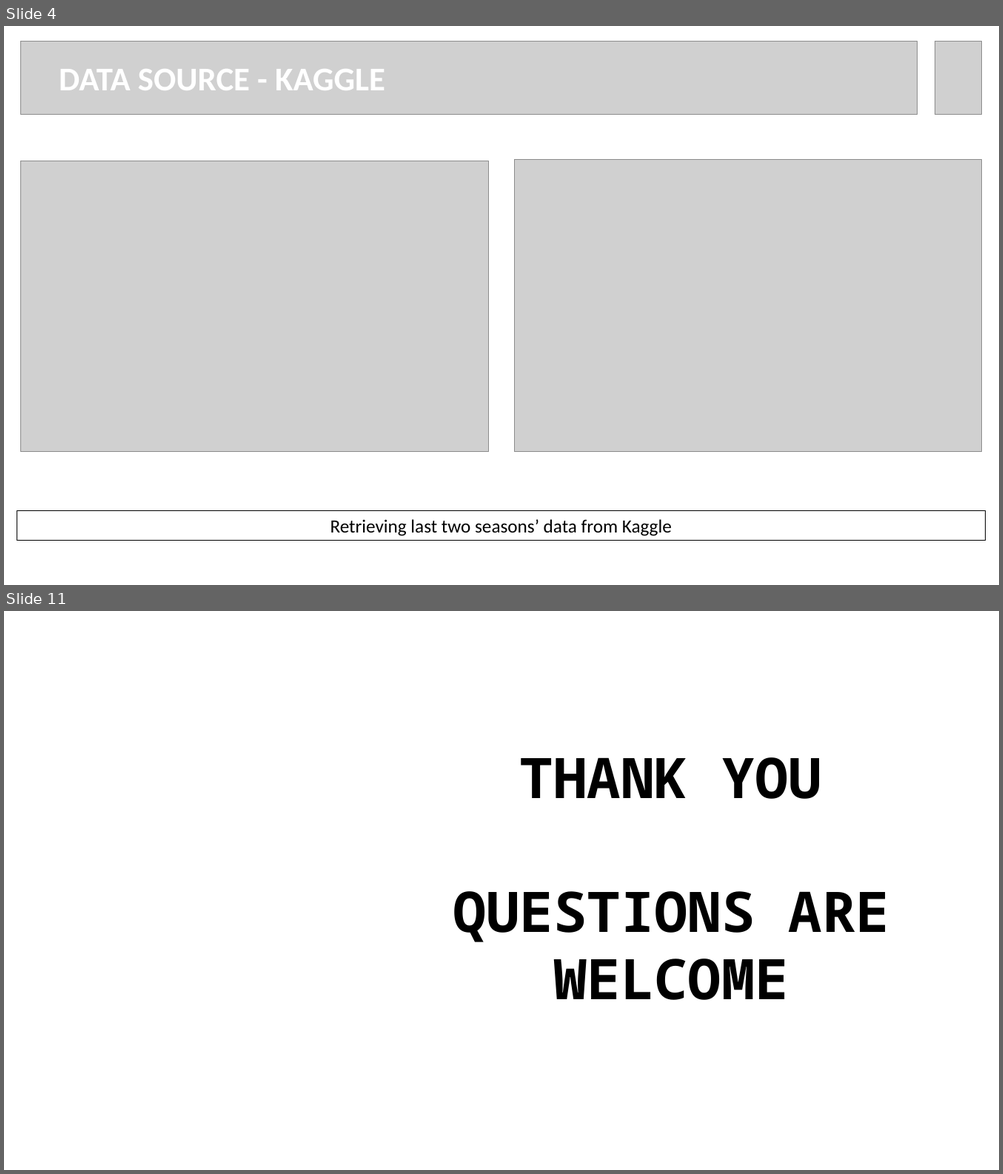
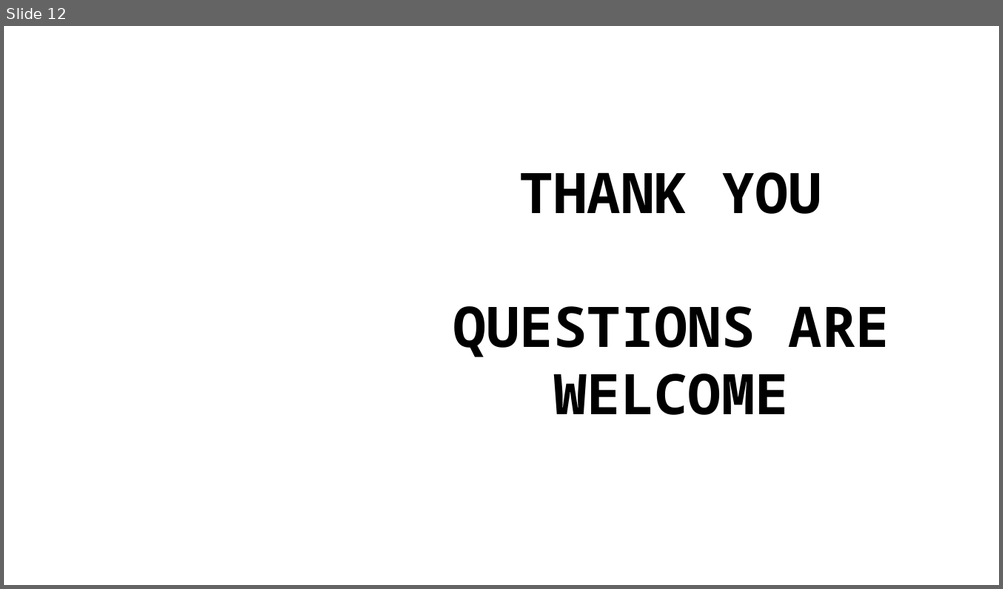
Before and after one commit to rmertoztop/project_4, a slide deck: Resources/NBA Project PPT.pptx. Shown one above the other, each under a label of ours: slides 4 and 11 before the commit, slide 12 after it; the slides between them are not shown. The pictures are 1003x1174 and 1003x589 pixels, drawn with LibreOffice and Linux fonts; fonts in the diff are those of the drawing; grey boxes stand for pictures; background and template pictures are left out. Boxes give left, top, right and bottom in pixels: in the first picture for what was removed or moved away, otherwise in the second. Text is boxed around its words. In the diff, an @@ line names an element or a change of style, - is before the commit and + after.

```diff
--- a/Resources/NBA Project PPT.pptx
+++ b/Resources/NBA Project PPT.pptx
@@ slide 4 removed at box(4, 26, 999, 585), background #FFFFFF @@
@@ picture removed at box(21, 41, 917, 114) @@
@@ picture removed at box(935, 41, 982, 114) @@
@@ text removed at box(59, 69, 385, 90) @@
-DATA SOURCE - KAGGLE
@@ picture removed at box(21, 161, 488, 453) @@
@@ picture removed at box(515, 159, 982, 452) @@
@@ rectangle removed at box(17, 511, 985, 541) @@
-Retrieving last two seasons’ data from Kaggle
@@ what was slide 11 is now slide 12 @@
```
Also in this commit, not shown: 5 slides changed, 6 slides added, 4 other slides removed, 2 other files.
